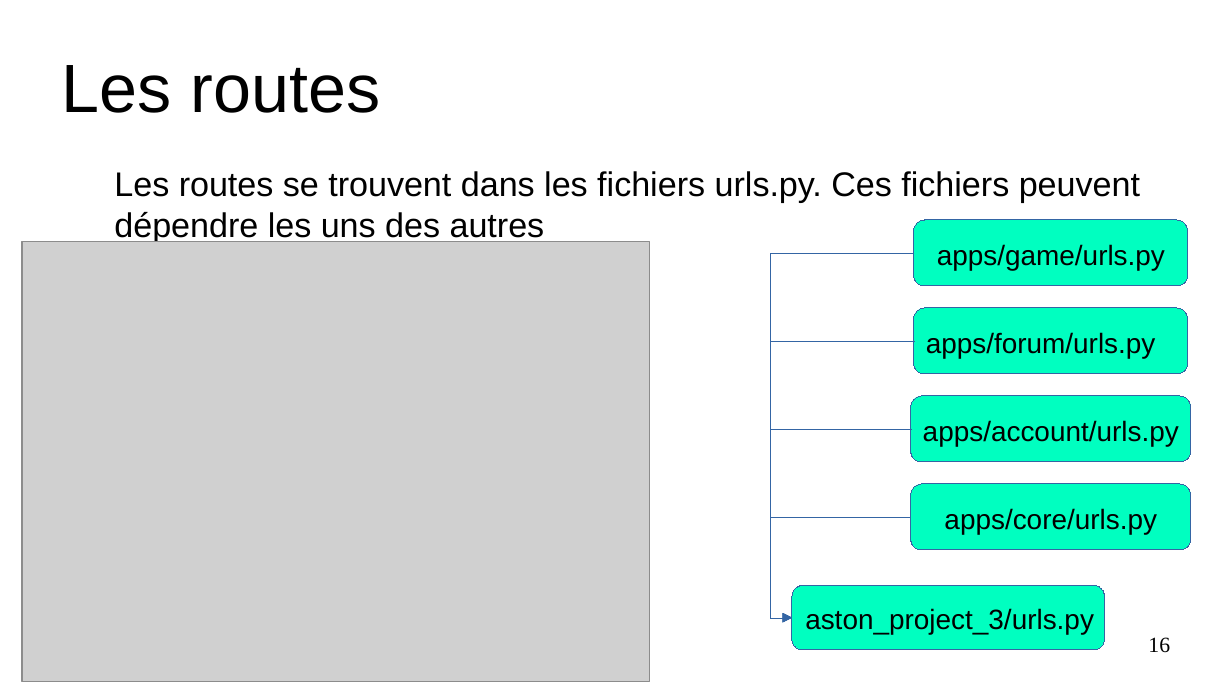
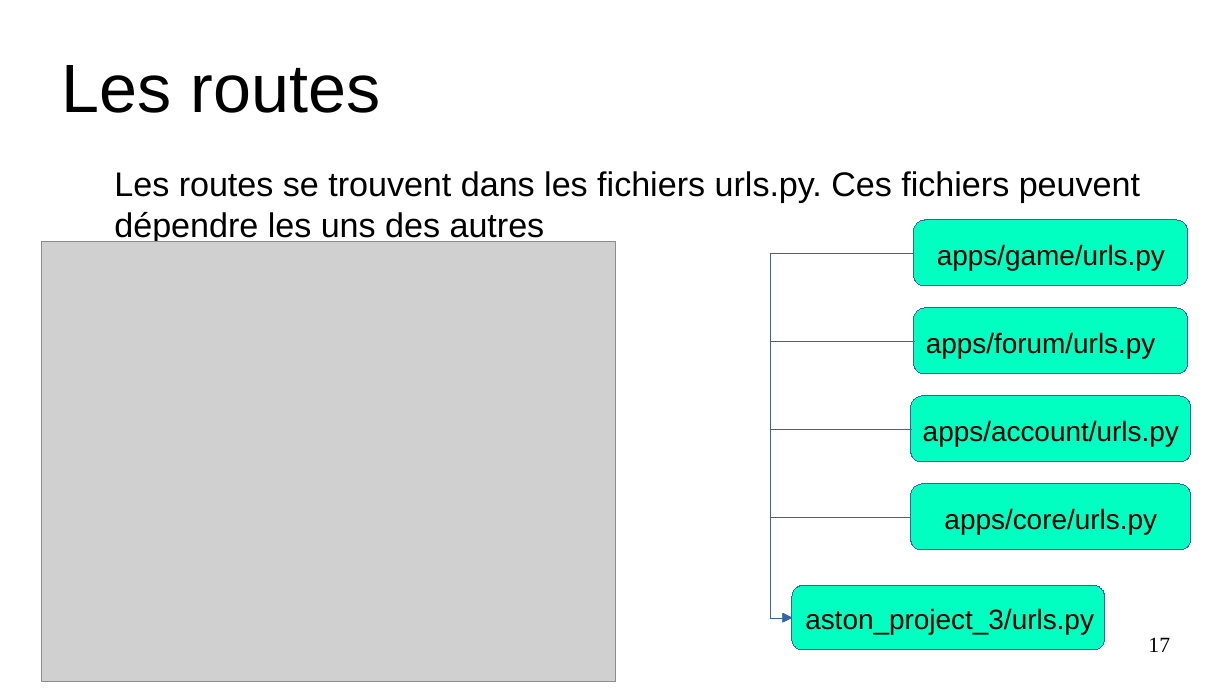
Before and after one commit to Myrrhe/aston-project-3, a slide deck: slide 17 of soutenance/res/rel/powerpoint_20230318.odp (slide 16 before the commit). Drawn at 1232x693 pixels with LibreOffice and Linux fonts; fonts in the diff are those of the drawing; grey boxes stand for pictures. Boxes give left, top, right and bottom in pixels: in the first picture for what was removed or moved away, otherwise in the second. Text is boxed around its words. In the diff, an @@ line names an element or a change of style, - is before the commit and + after.

```diff
--- a/soutenance/res/rel/powerpoint_20230318.odp
+++ b/soutenance/res/rel/powerpoint_20230318.odp
@@ picture: place and size @@
-picture at [22,243,650,683]
+picture at [41,243,616,683]
@@ page number at [1148,637,1170,652]: text changed @@
-16
+17
```
Also in this commit, not shown: 2 slides added, 1 slide removed, 19 other files.
